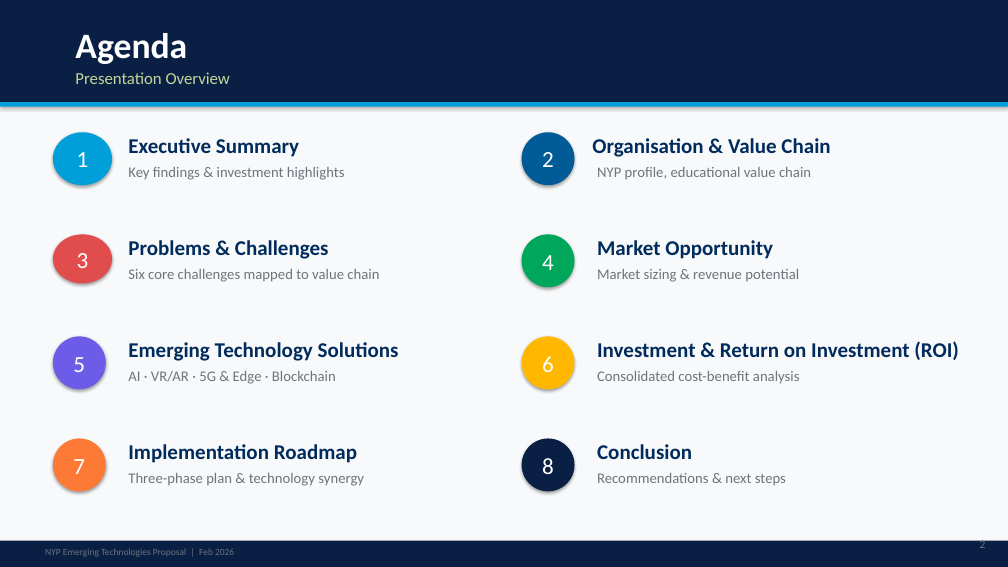
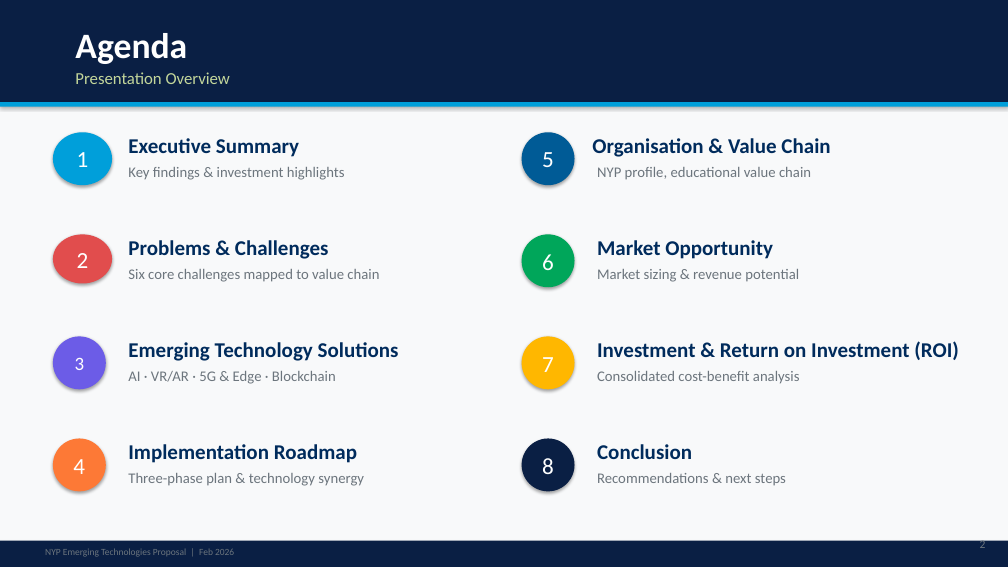
Before and after one commit to alanpaul1382-sketch/cc, a slide deck: slide 2 of Slides.pptx. Drawn at 1008x567 pixels with LibreOffice and Linux fonts; fonts in the diff are those of the drawing. Boxes give left, top, right and bottom in pixels: in the first picture for what was removed or moved away, otherwise in the second. Text is boxed around its words. In the diff, an @@ line names an element or a change of style, - is before the commit and + after.

```diff
--- a/Slides.pptx
+++ b/Slides.pptx
@@ text in ellipse at <box>542,152,554,167</box>: text changed @@
-2
+5
@@ text in ellipse at <box>77,253,89,268</box>: text changed @@
-3
+2
@@ text in ellipse at <box>542,254,554,270</box>: text changed @@
-4
+6
@@ text in ellipse at <box>75,358,85,370</box>: text changed; size 22 to 18 pt @@
-5
+3
@@ text in ellipse at <box>542,357,554,372</box>: text changed @@
-6
+7
@@ text in ellipse at <box>73,459,85,474</box>: text changed @@
-7
+4
```
